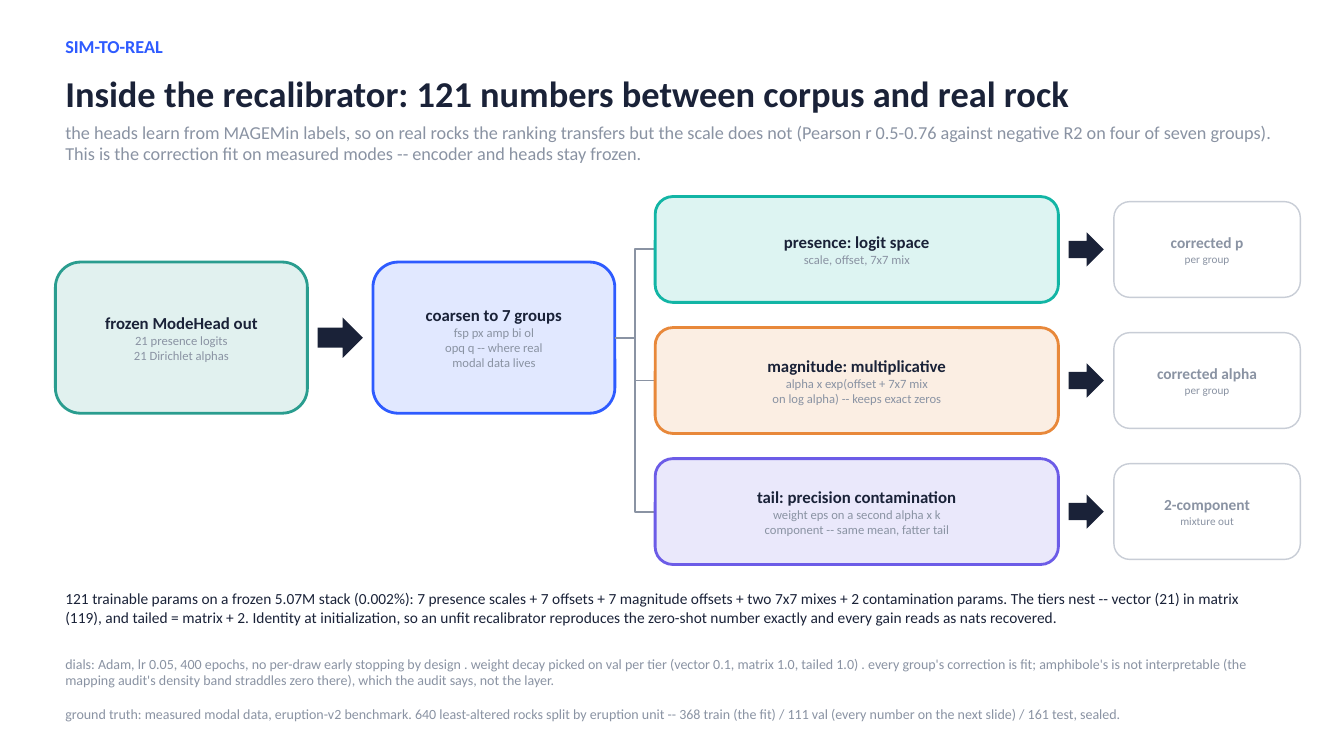
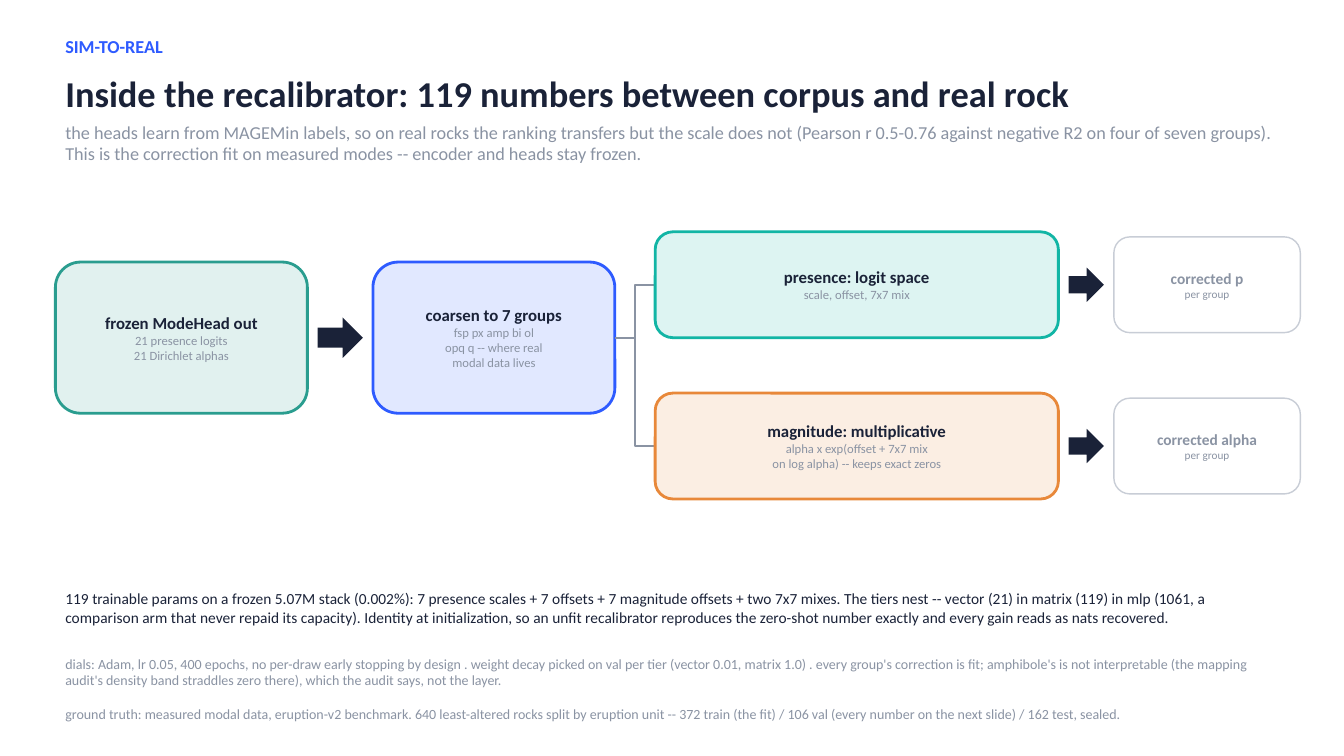
Before and after one commit to matthew-j-liu/phasecast, a slide deck: slide 22 of slides/overview.pptx. Drawn at 1344x756 pixels with LibreOffice and Linux fonts; fonts in the diff are those of the drawing. Boxes give left, top, right and bottom in pixels: in the first picture for what was removed or moved away, otherwise in the second. Text is boxed around its words. In the diff, an @@ line names an element or a change of style, - is before the commit and + after.

Commit message:
delete the tailed recalibrator tier and promote matrix (119 parameters) to canonical, since its margin was the amphibole pin's cost (journal 2026-09-03). Tier, contamination branch, curve arm, point-count responsibility read and two tests go, the acceptance script becomes the vector-vs-matrix read, the curve is re-run without the arm on the recorded constants, and the deck's recalibrator slides are rewritten and regenerated.

```diff
--- a/slides/overview.pptx
+++ b/slides/overview.pptx
@@ text at [65, 81, 1069, 113]: text changed @@
-Inside the recalibrator: 121 numbers between corpus and real rock
+Inside the recalibrator: 119 numbers between corpus and real rock
@@ 2 rounded rectangles, 1 right arrow: place and size @@
-2 rounded rectangles, 1 right arrow at [655, 197, 1301, 302]
+2 rounded rectangles, 1 right arrow at [655, 232, 1301, 338]
@@ elbow line moved from (615, 338) - (655, 250) to (615, 338) - (655, 284) @@
@@ elbow line moved from (615, 338) - (655, 380) to (615, 338) - (655, 446) @@
@@ elbow line removed from (615, 338) to (655, 512) @@
@@ 2 rounded rectangles, 1 right arrow: place and size @@
-2 rounded rectangles, 1 right arrow at [655, 328, 1301, 434]
+2 rounded rectangles, 1 right arrow at [655, 393, 1301, 499]
@@ rounded rectangle removed at [655, 459, 1059, 565] @@
-tail: precision contamination
-weight eps on a second alpha x k
-component -- same mean, fatter tail
@@ rounded rectangle removed at [1114, 464, 1301, 560] @@
-2-component
-mixture out
@@ right arrow removed at [1069, 495, 1104, 529] @@
@@ text at [65, 593, 1205, 626]: text changed @@
-121 trainable params on a frozen 5.07M stack (0.002%): 7 presence scales + 7 offsets + 7 magnitude offsets + two 7x7 mixes + 2 contamination params. The tiers nest -- vector (21) in matrix (119), and tailed = matrix + 2. Identity at initialization, so an unfit recalibrator reproduces the zero-shot number exactly and every gain reads as nats recovered.
+119 trainable params on a frozen 5.07M stack (0.002%): 7 presence scales + 7 offsets + 7 magnitude offsets + two 7x7 mixes. The tiers nest -- vector (21) in matrix (119) in mlp (1061, a comparison arm that never repaid its capacity). Identity at initialization, so an unfit recalibrator reproduces the zero-shot number exactly and every gain reads as nats recovered.
@@ text at [65, 659, 1247, 687]: text changed @@
-dials: Adam, lr 0.05, 400 epochs, no per-draw early stopping by design . weight decay picked on val per tier (vector 0.1, matrix 1.0, tailed 1.0) . every group's correction is fit; amphibole's is not interpretable (the mapping audit's density band straddles zero there), which the audit says, not the layer.
+dials: Adam, lr 0.05, 400 epochs, no per-draw early stopping by design . weight decay picked on val per tier (vector 0.01, matrix 1.0) . every group's correction is fit; amphibole's is not interpretable (the mapping audit's density band straddles zero there), which the audit says, not the layer.
@@ text at [65, 709, 1120, 722]: text changed @@
-ground truth: measured modal data, eruption-v2 benchmark. 640 least-altered rocks split by eruption unit -- 368 train (the fit) / 111 val (every number on the next slide) / 161 test, sealed.
+ground truth: measured modal data, eruption-v2 benchmark. 640 least-altered rocks split by eruption unit -- 372 train (the fit) / 106 val (every number on the next slide) / 162 test, sealed.
```
Also in this commit, not shown: 1 other slide changed, 35 other files.
